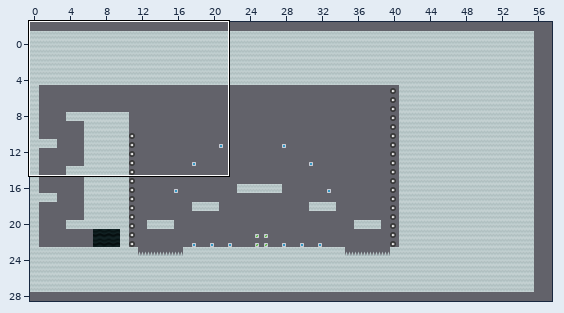
Two versions of a level (Tiled map, assets/tilemaps/arena_01.tmx). Above: a wide view before the commit, with the close-up outlined.
Close-up. Before:
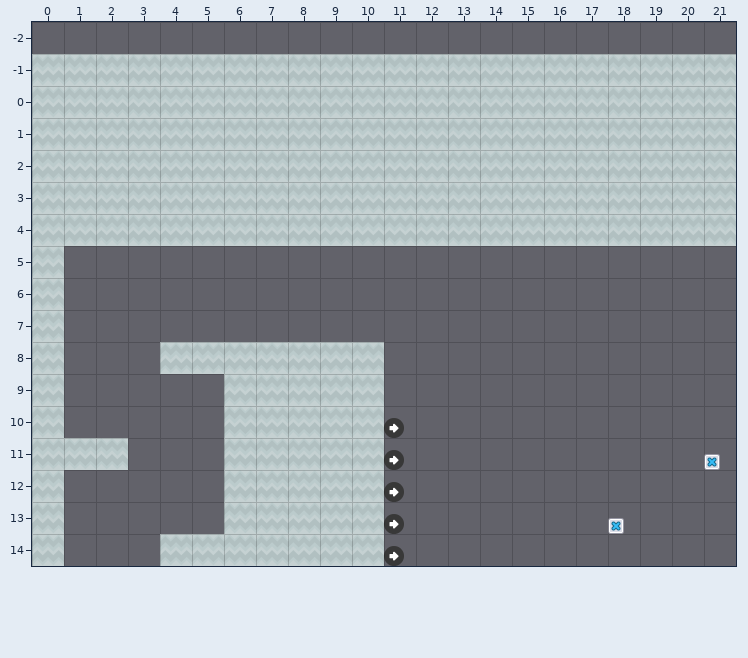
Cells are 128x128 px. Shown: x 0..21, y -2..14. The commit also changed other parts of the map, which this record leaves out.
And afterwards:
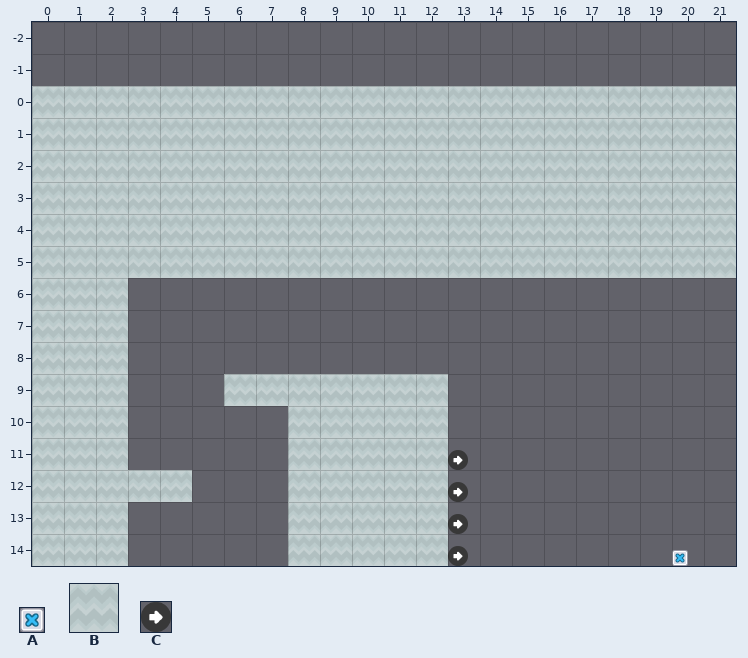
Key: from "enemy": A 15 "blue_cross"; from "groundMarble": B 0 "dirtCenter"; from "wjump": C 1 "right".
_ is an empty cell, . an unchanged one.
From old to new:
--- layer "Platforms"
@@ x 2..21 @@
- 5 ____________________
- 6 _...................
- 7 _...................
- 8 _.BBBBBBB...........
- 9 _........__.........
-10 _...BB...__.........
-11 ....BB...__.........
-12 ___.BB...__.........
-13 _...BB...__.........
-14 _.BBBB...__.........
+ 5 BBBBBBBBBBBBBBBBBBBB
+ 6 B...................
+ 7 B...................
+ 8 B._______...........
+ 9 B........BB.........
+10 B...__...BB.........
+11 ....__...BB.........
+12 BBB.__...BB.........
+13 B...__...BB.........
+14 B.____...BB.........
--- layer "Wall Jump"
@@ x 11..13 @@
-10 C..
-11 C._
-12 C._
-13 C._
-14 C._
+10 _..
+11 _.C
+12 _.C
+13 _.C
+14 _.C
--- layer "Enemy Spawn"
@@ x 21..21 @@
-11 A
+11 _
@@ x 18..20 @@
-13 A..
-14 .._
+13 _..
+14 ..A
--- layer "Foreground"
@@ x 0..21 @@
--1 BBBBBBBBBBBBBBBBBBBBBB
+-1 ______________________
@@ x 1..1 @@
- 5 _
- 6 _
- 7 _
- 8 _
- 9 _
-10 _
+ 5 B
+ 6 B
+ 7 B
+ 8 B
+ 9 B
+10 B
@@ x 1..1 @@
-12 _
-13 _
-14 _
+12 B
+13 B
+14 B
